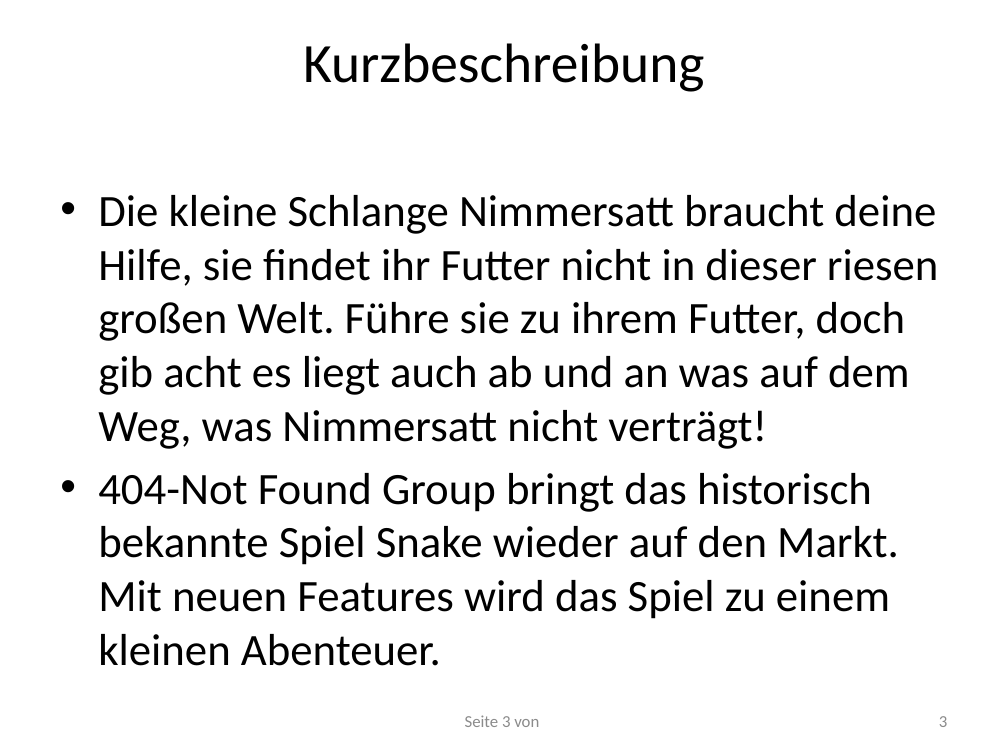
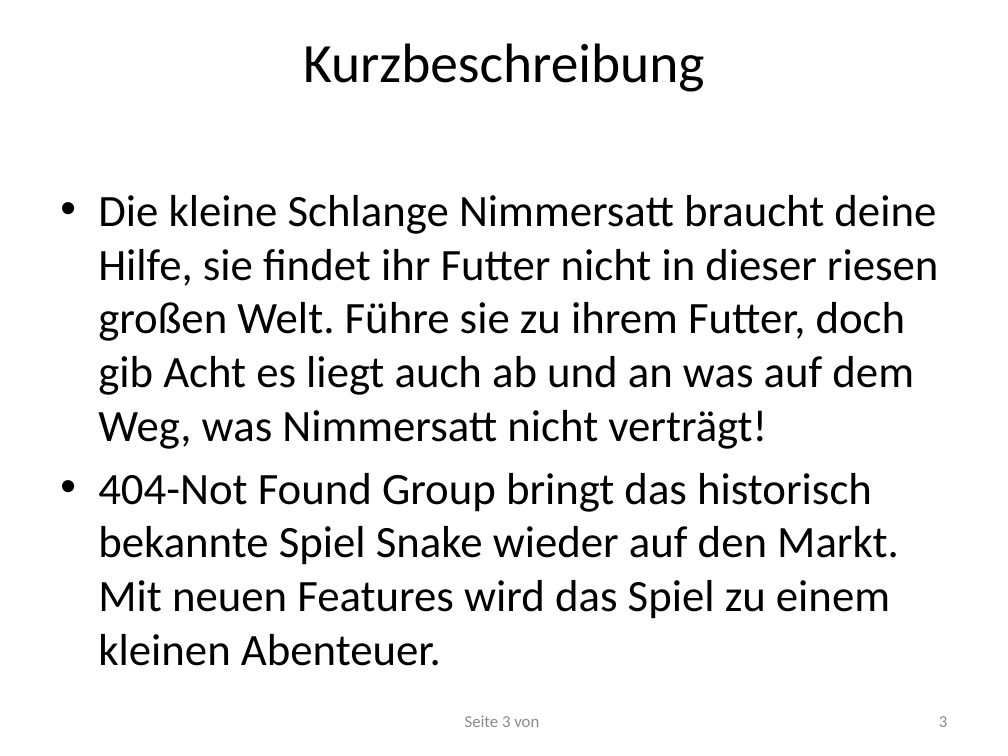
Before and after one commit to RamoramaInteractive/GDV-Projekt, a slide deck: slide 3 of Planungspraesentation-Mitte Juni/Planungspräsentation V. 1.pptx. Drawn at 1008x756 pixels with LibreOffice and Linux fonts; fonts in the diff are those of the drawing. Boxes give left, top, right and bottom in pixels: in the first picture for what was removed or moved away, otherwise in the second. Text is boxed around its words. In the diff, an @@ line names an element or a change of style, - is before the commit and + after.

```diff
--- a/Planungspraesentation-Mitte Juni/Planungspräsentation V. 1.pptx
+++ b/Planungspraesentation-Mitte Juni/Planungspräsentation V. 1.pptx
@@ text at [98, 195, 938, 449]: text changed @@
-• Die kleine Schlange Nimmersatt braucht deine Hilfe, sie findet ihr Futter nicht in dieser riesen großen Welt. Führe sie zu ihrem Futter, doch gib acht es liegt auch ab und an was auf dem Weg, was Nimmersatt nicht verträgt!
+• Die kleine Schlange Nimmersatt braucht deine Hilfe, sie findet ihr Futter nicht in dieser riesen großen Welt. Führe sie zu ihrem Futter, doch gib Acht es liegt auch ab und an was auf dem Weg, was Nimmersatt nicht verträgt!
```
Also in this commit, not shown: 1 other slide changed.
